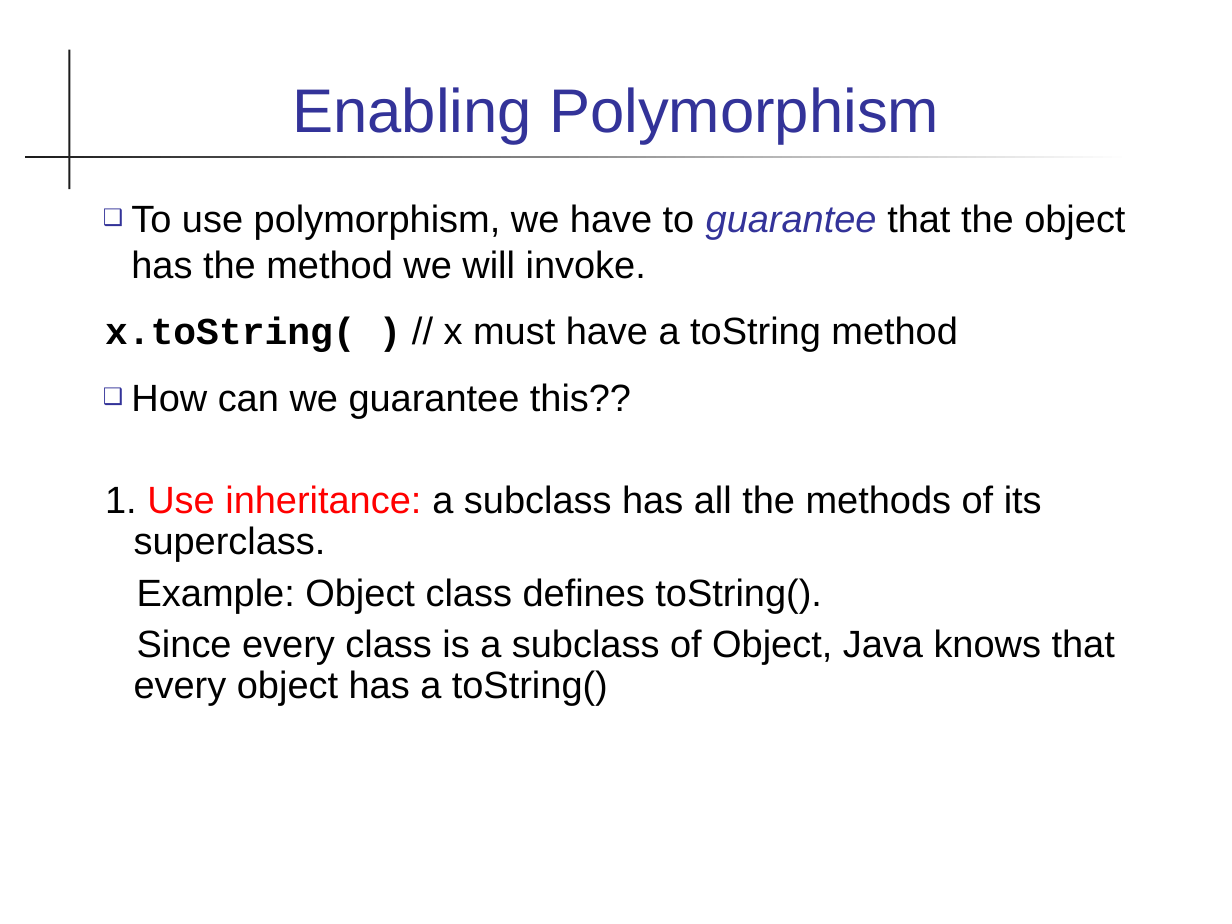
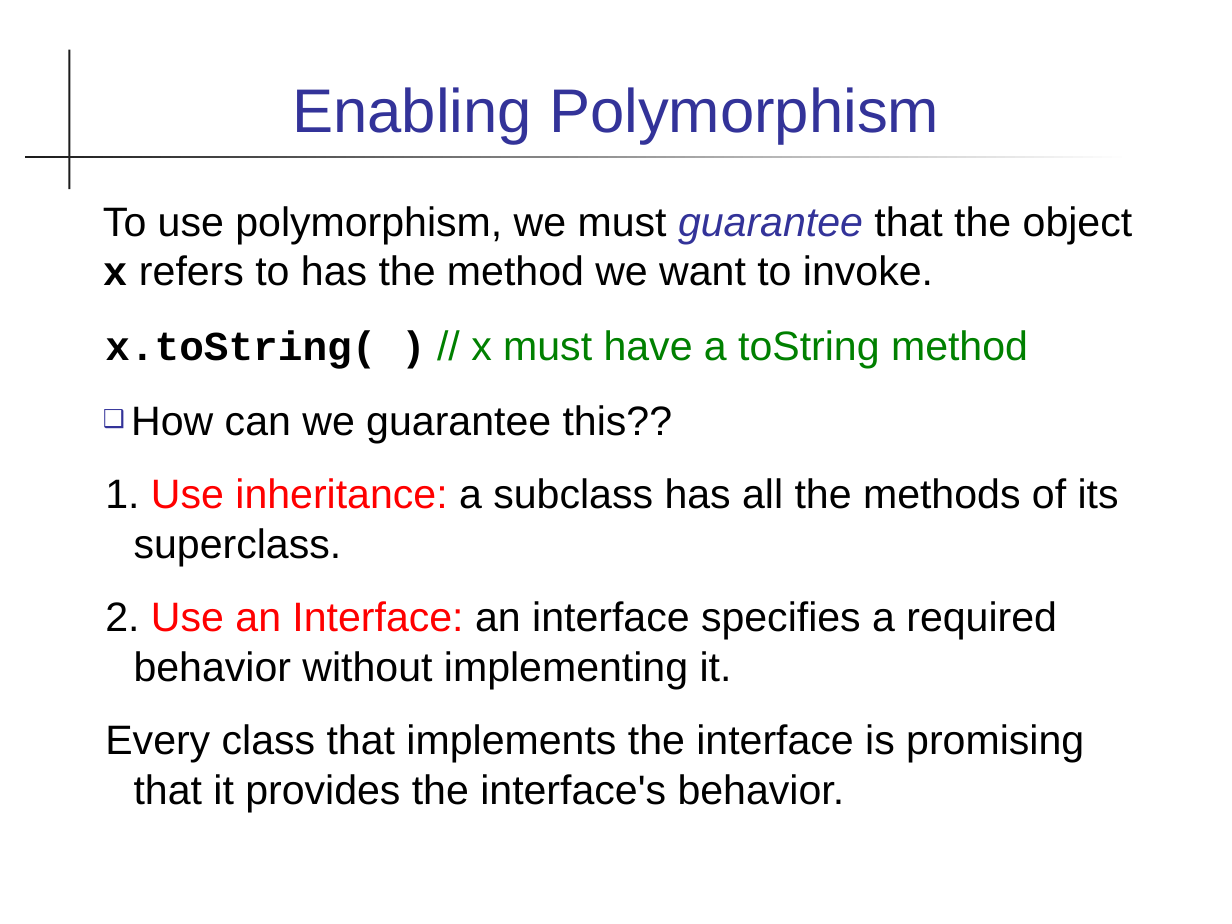
Before and after one commit to skeoop/skeoop.github.io, a slide deck: slide 20 of week2/1-Polymorphism.ppt (slide 21 before the commit). Drawn at 1232x924 pixels with LibreOffice and Linux fonts; fonts in the diff are those of the drawing. Boxes give left, top, right and bottom in pixels: in the first picture for what was removed or moved away, otherwise in the second. Text is boxed around its words. In the diff, an @@ line names an element or a change of style, - is before the commit and + after.

```diff
--- a/week2/1-Polymorphism.ppt
+++ b/week2/1-Polymorphism.ppt
@@ text at [103, 206, 1133, 286]: text changed; size 22.2 to 24 pt @@
-❑ To use polymorphism, we have to guarantee that the object has the method we will invoke.
+To use polymorphism, we must guarantee that the object x refers to has the method we want to invoke.
@@ text at [105, 330, 1119, 566]: size 22.2 to 24 pt in "x.toString( ) // x must have a ...", "How can we guarantee this??", "1. Use inheritance: a subclass has all ..."; text colour #000000 to #008000 in "// x must have a toString method"; line spacing 0.9 to 1; more space between paragraphs @@
@@ text at [105, 601, 1084, 812]: text changed; size 22.2 to 24 pt @@
-Example: Object class defines toString().
-Since every class is a subclass of Object, Java knows that every object has a toString()
+2. Use an Interface: an interface specifies a required behavior without implementing it.
+Every class that implements the interface is promising that it provides the interface's behavior.
```
Also in this commit, not shown: 7 other slides changed, 2 slides removed, 11 other files.
